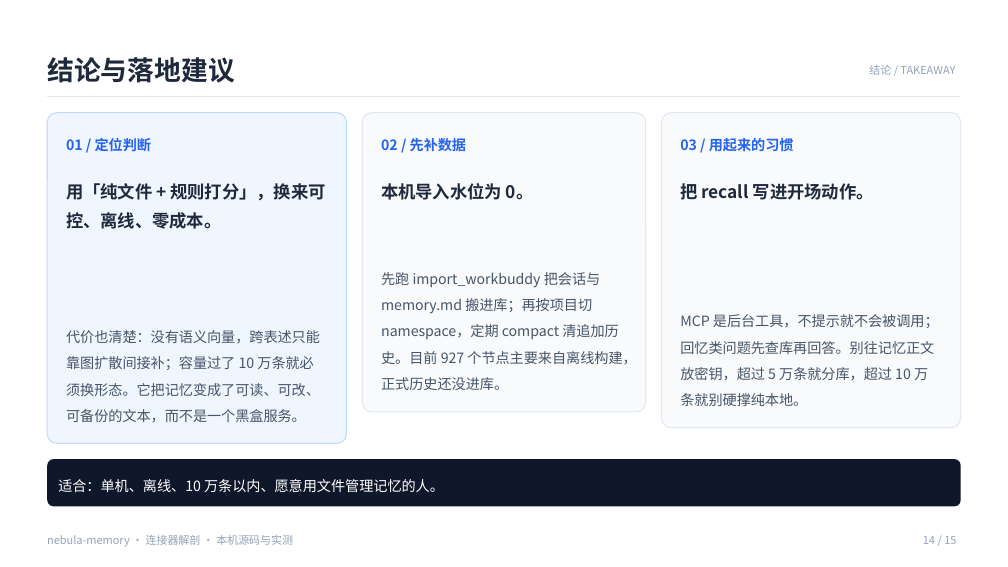
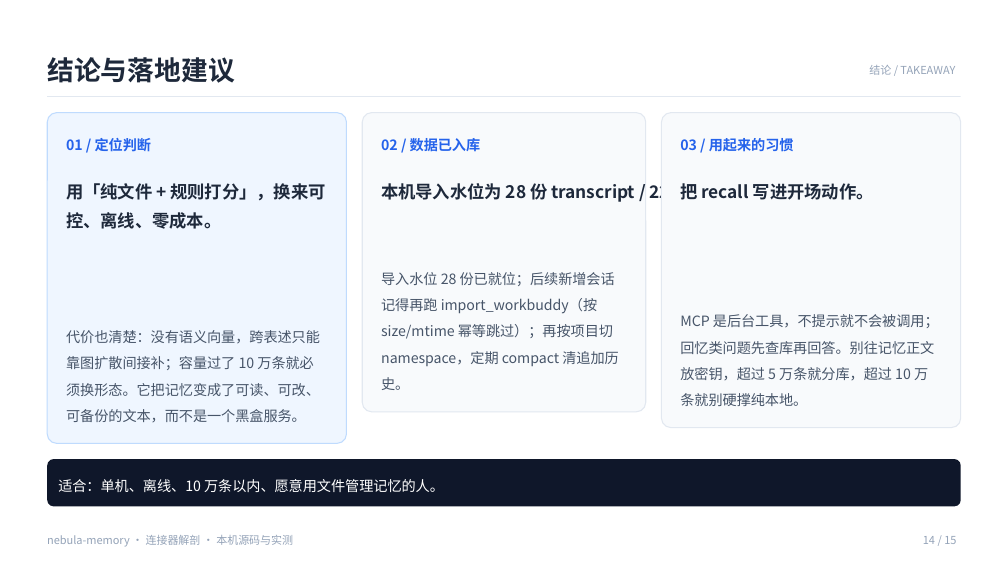
Before and after one commit to yb-zhai/agent-memory, a slide deck: slide 14 of docs/workbuddy-connector-review.pptx. Drawn at 1008x567 pixels with LibreOffice and Linux fonts; fonts in the diff are those of the drawing. Boxes give left, top, right and bottom in pixels: in the first picture for what was removed or moved away, otherwise in the second. Text is boxed around its words. In the diff, an @@ line names an element or a change of style, - is before the commit and + after.

Commit message:
docs: 修正评测 PPT 中「导入水位为 0」的事实错误
评测时点的 927 节点里已含 850 条导入会话与 17 条会话标题，历史其实已通过
import_workbuddy 入库；当时水位文件因库回滚丢失才被读成 0。现改为
「28 份 transcript / 22 个会话」，并把第 14 页建议从「先补数据」改为「数据已入库」。

README 同时标注评测时点，避免与当前库（29 份会话）混淆。

```diff
--- a/docs/workbuddy-connector-review.pptx
+++ b/docs/workbuddy-connector-review.pptx
@@ text at (381,138,481,152): text changed @@
-02 / 先补数据
+02 / 数据已入库
@@ text at (381,183,743,202): text changed @@
-本机导入水位为 0。
+本机导入水位为 28 份 transcript / 22 个会话。
@@ text at (381,272,618,390): text changed @@
-先跑 import_workbuddy 把会话与 memory.md 搬进库；再按项目切 namespace，定期 compact 清追加历史。目前 927 个节点主要来自离线构建，正式历史还没进库。
+导入水位 28 份已就位；后续新增会话记得再跑 import_workbuddy（按 size/mtime 幂等跳过）；再按项目切 namespace，定期 compact 清追加历史。
```
Also in this commit, not shown: 1 other slide changed, 1 other file.
